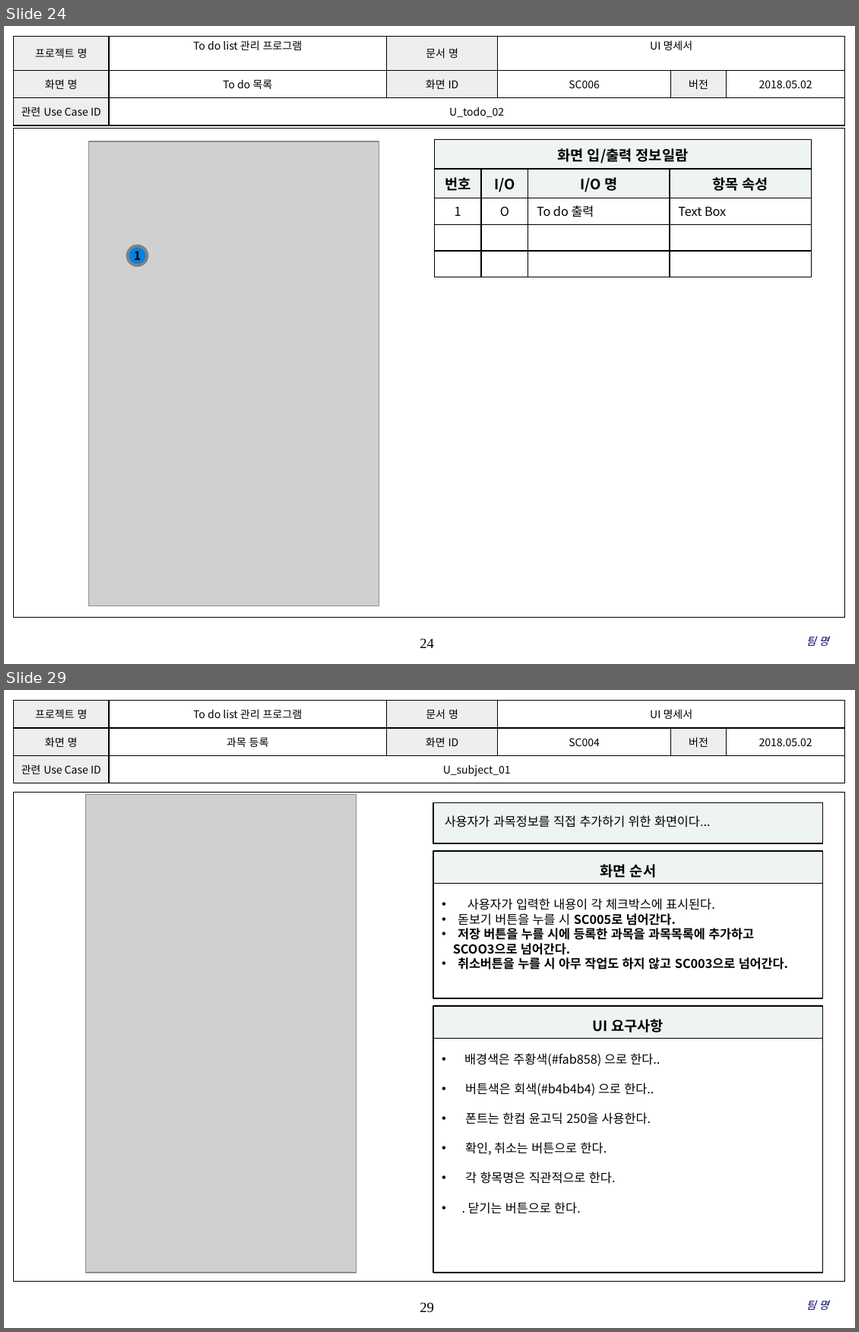
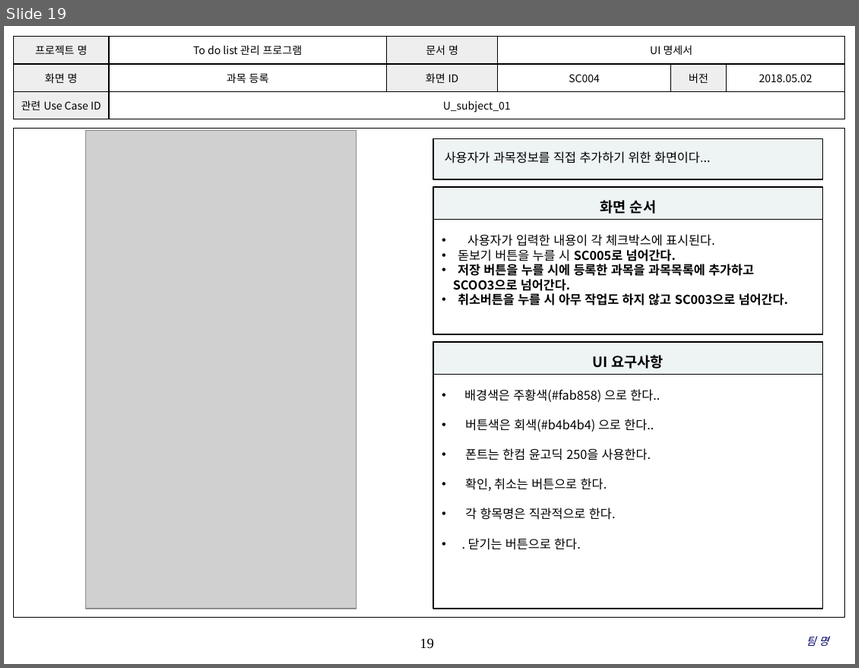
Before and after one commit to SMU-SE-Admin/18-1_5_COSIGN_Doc, a slide deck: 03 설계/UI Design Template - Cosign V1.1.3.pptx. Shown one above the other, each under a label of ours: slides 24 and 29 before the commit, slide 19 after it; the slides between them are not shown. The pictures are 859x1332 and 859x668 pixels, drawn with LibreOffice and Linux fonts; fonts in the diff are those of the drawing; grey boxes stand for pictures; background and template pictures are left out. Boxes give left, top, right and bottom in pixels: in the first picture for what was removed or moved away, otherwise in the second. Text is boxed around its words. In the diff, an @@ line names an element or a change of style, - is before the commit and + after.

```diff
--- a/03 설계/UI Design Template - Cosign V1.1.3.pptx
+++ b/03 설계/UI Design Template - Cosign V1.1.3.pptx
@@ slide 24 removed at box(4, 26, 855, 664), background #FFFFFF; not listed: 2 template elements that a slide beside it also shows @@
@@ table removed at box(13, 36, 844, 120), 3 rows, 6 columns @@
-프로젝트 명 | To do list 관리 프로그램 | 문서 명 | UI 명세서 |  | 
-화면 명 | To do 목록 | 화면 ID | SC006 | 버전 | 2018.05.02
-관련 Use Case ID | U_todo_02 |  |  |  | 
@@ picture removed at box(88, 142, 379, 607) @@
@@ table removed at box(435, 140, 811, 265), 5 rows, 4 columns @@
-화면 입/출력 정보일람 |  |  | 
-번호 | I/O | I/O 명 | 항목 속성
-1 | O | To do 출력 | Text Box
- |  |  | 
- |  |  | 
@@ ellipse removed at box(127, 246, 147, 265) @@
-1
@@ text removed at box(807, 637, 829, 646) @@
-팀 명
@@ what was slide 29 is now slide 19 @@
@@ page number at box(420, 639, 434, 649): text changed @@
-29
+19
```
Also in this commit, not shown: 6 slides changed, 9 other slides removed.
